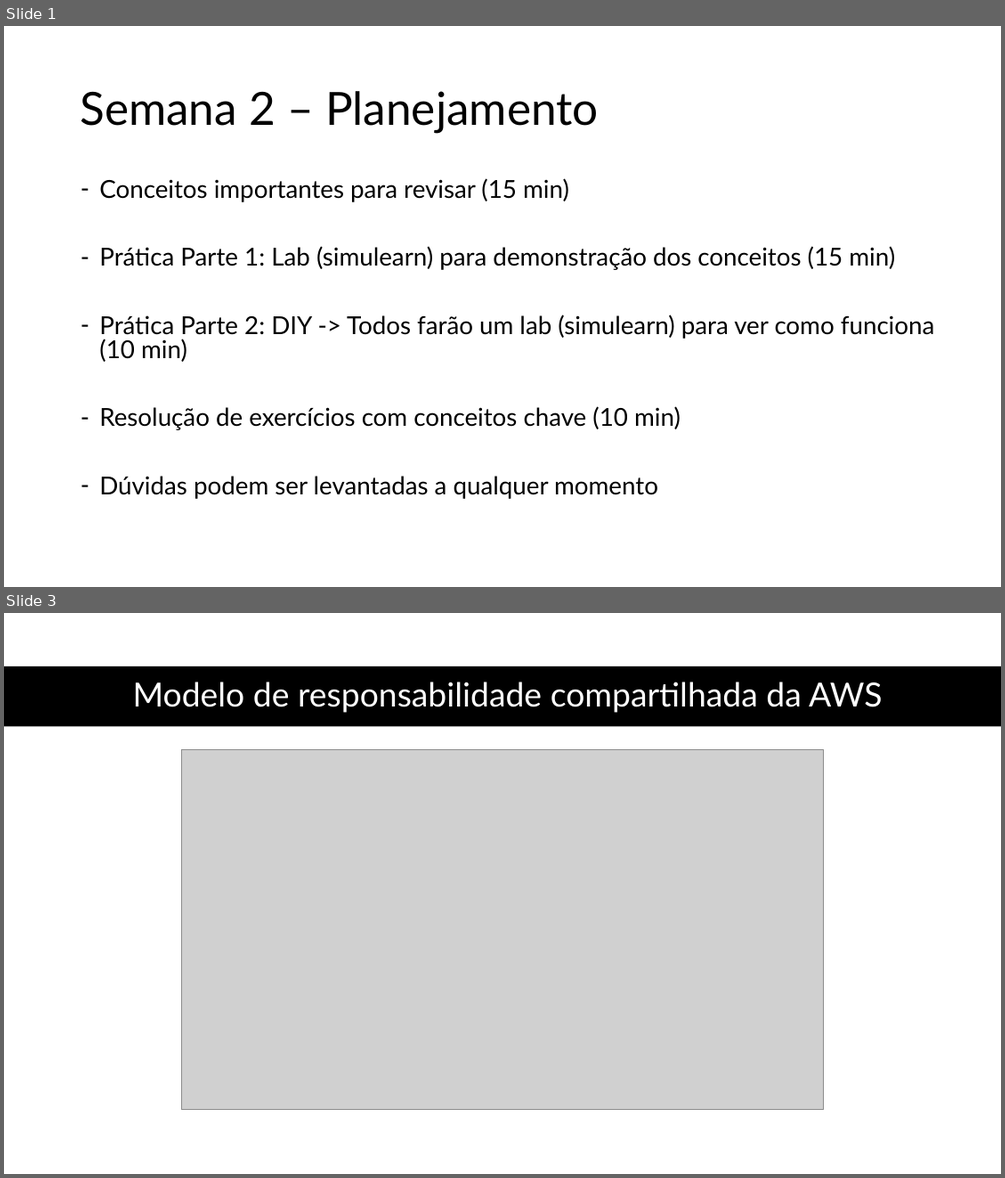
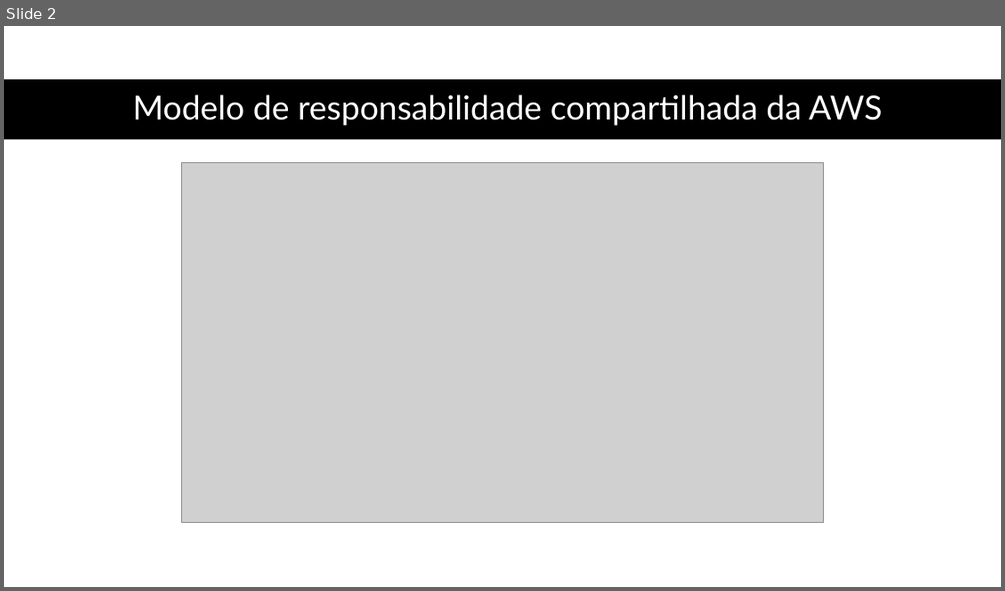
Before and after one commit to marcelomamorim/preparation-solutions-architect-associate, a slide deck: assets/slides/Semana2.pptx. Shown one above the other, each under a label of ours: slides 1 and 3 before the commit, slide 2 after it; the slides between them are not shown. The pictures are 1005x1178 and 1005x591 pixels, drawn with LibreOffice and Linux fonts; fonts in the diff are those of the drawing; grey boxes stand for pictures. Boxes give left, top, right and bottom in pixels: in the first picture for what was removed or moved away, otherwise in the second. Text is boxed around its words. In the diff, an @@ line names an element or a change of style, - is before the commit and + after.

```diff
--- a/assets/slides/Semana2.pptx
+++ b/assets/slides/Semana2.pptx
@@ slide 1 removed at bbox=[4, 26, 1001, 587], background #FFFFFF @@
@@ title removed at bbox=[80, 91, 599, 133] @@
-Semana 2 – Planejamento
@@ text removed at bbox=[99, 178, 935, 499] @@
-– Conceitos importantes para revisar (15 min)
-– Prática Parte 1: Lab (simulearn) para demonstração dos conceitos (15 min)
-– Prática Parte 2: DIY -> Todos farão um lab (simulearn) para ver como funciona (10 min)
-– Resolução de exercícios com conceitos chave (10 min)
-– Dúvidas podem ser levantadas a qualquer momento
@@ what was slide 3 is now slide 2 @@
```
Also in this commit, not shown: 9 slides changed, 3 other slides removed, 19 other files.
